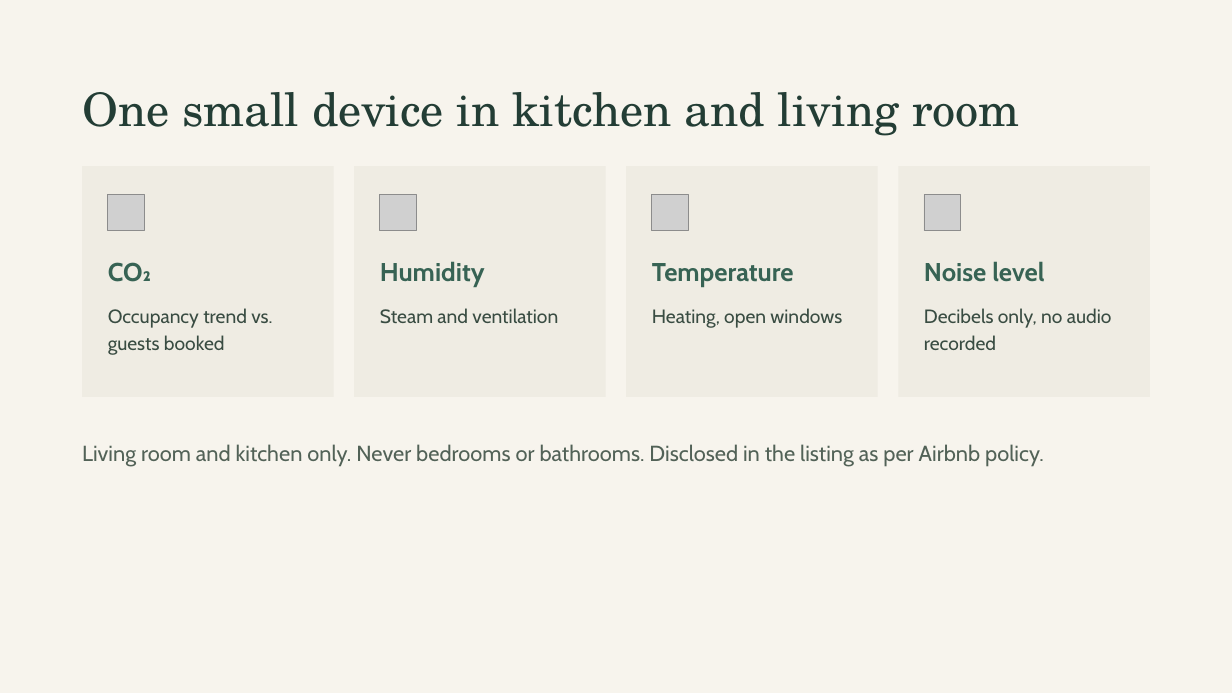
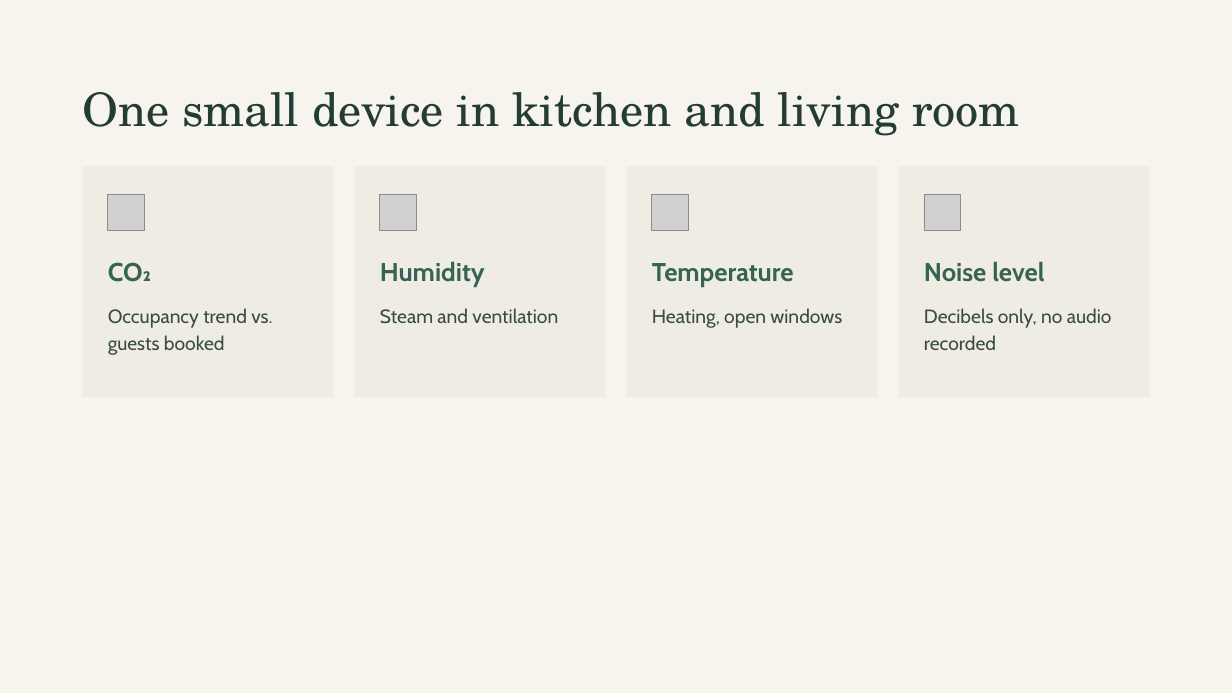
Before and after one commit to lidalbak/hackathon, a slide deck: slide 3 of docs/Presentation.pptx. Drawn at 1232x693 pixels with LibreOffice and Linux fonts; fonts in the diff are those of the drawing; grey boxes stand for pictures. Boxes give left, top, right and bottom in pixels: in the first picture for what was removed or moved away, otherwise in the second. Text is boxed around its words. In the diff, an @@ line names an element or a change of style, - is before the commit and + after.

```diff
--- a/docs/Presentation.pptx
+++ b/docs/Presentation.pptx
@@ text removed at (82, 444, 1044, 467) @@
-Living room and kitchen only. Never bedrooms or bathrooms. Disclosed in the listing as per Airbnb policy.
```
Also in this commit, not shown: 2 other slides changed, 1 slide removed.
